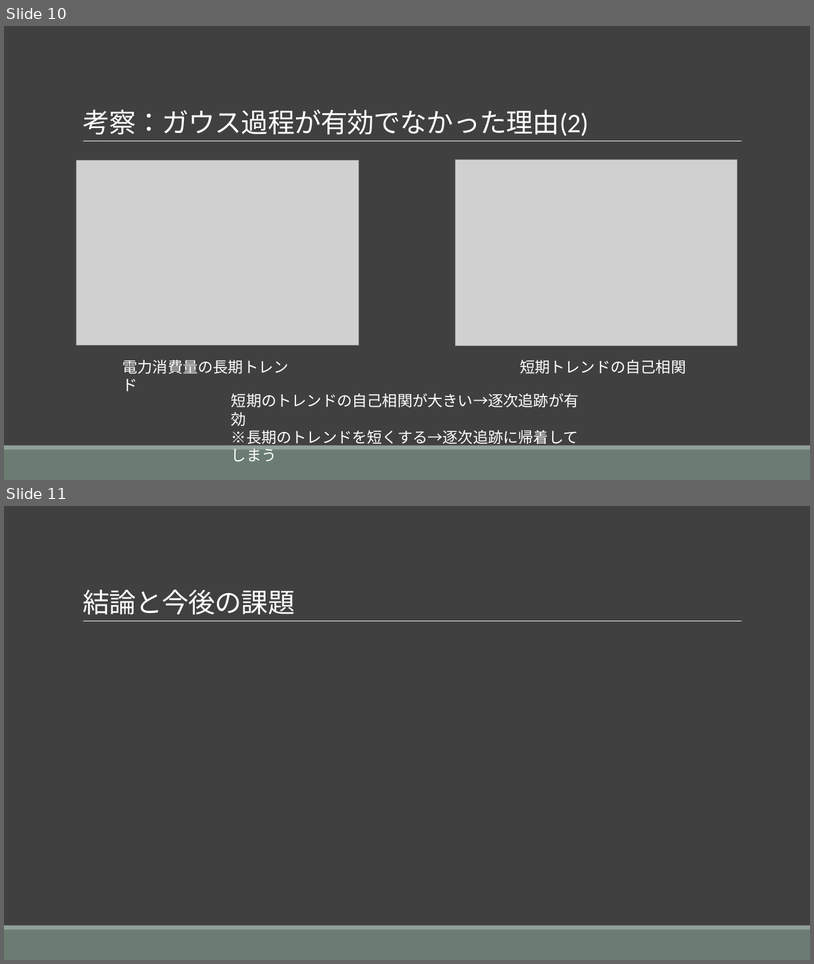
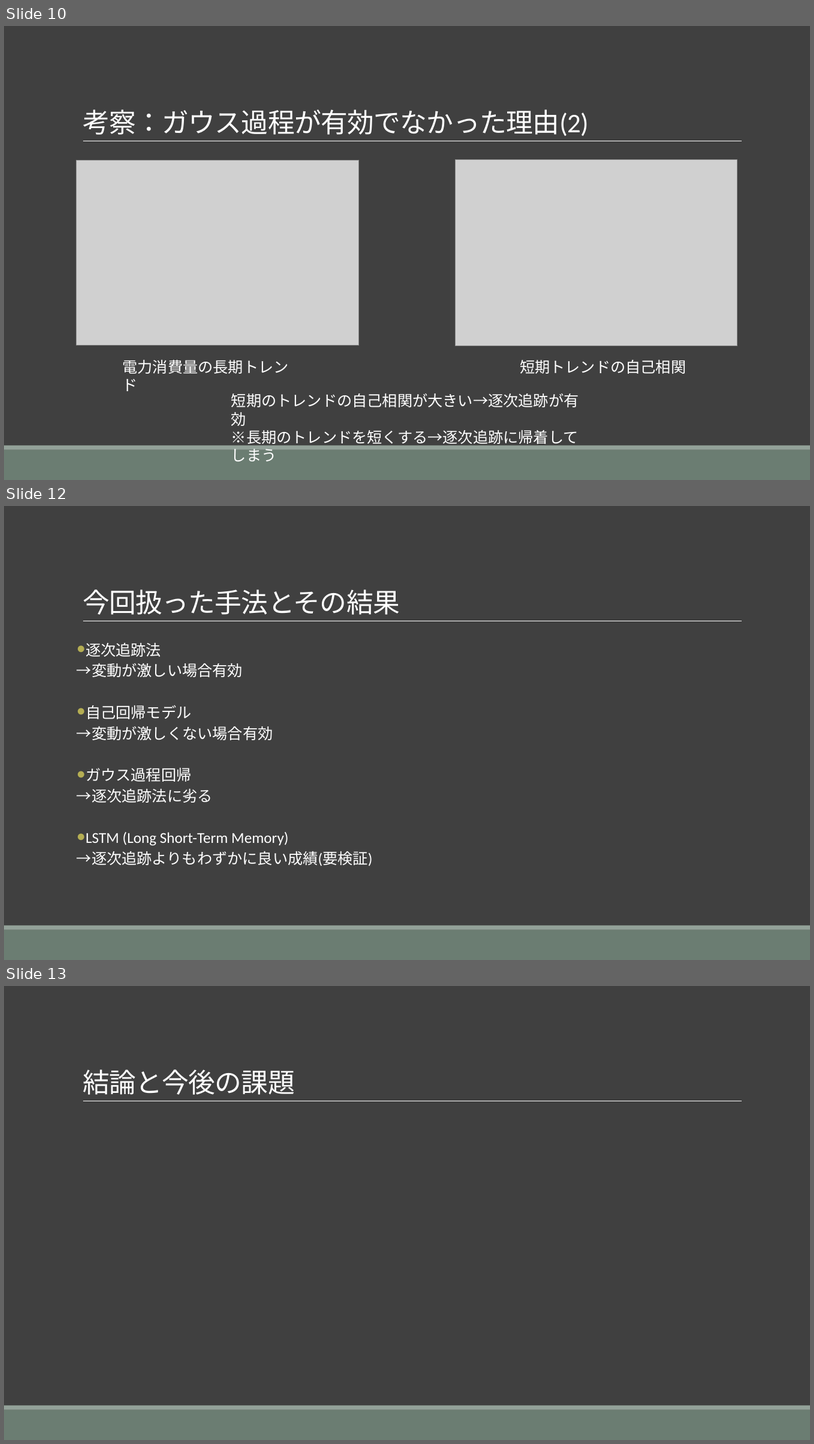
Before and after one commit to yotapoon/concumption, a slide deck: 発表.pptx. Shown one above the other, each under a label of ours: slides 10 and 11 before the commit, slides 10, 12 and 13 after it; the slides between them are not shown. The pictures are 814x964 and 814x1444 pixels, drawn with LibreOffice and Linux fonts; fonts in the diff are those of the drawing; grey boxes stand for pictures. Boxes give left, top, right and bottom in pixels: in the first picture for what was removed or moved away, otherwise in the second. Text is boxed around its words. In the diff, an @@ line names an element or a change of style, - is before the commit and + after.

```diff
--- a/発表.pptx
+++ b/発表.pptx
@@ slide 12 added at (x1=4, y1=506, x2=810, y2=960), background #404040; not listed: 3 template elements that a slide beside it also shows @@
@@ title added at (x1=83, y1=589, x2=400, y2=615), 32 pt, text #FFFFFF @@
+今回扱った手法とその結果
@@ text added at (x1=77, y1=643, x2=373, y2=866), 18 pt, text #FFFFFF @@
+● 逐次追跡法
+→変動が激しい場合有効
+● 自己回帰モデル
+→変動が激しくない場合有効
+● ガウス過程回帰
+→逐次追跡法に劣る
+● LSTM (Long Short-Term Memory)
+→逐次追跡よりもわずかに良い成績(要検証)
@@ what was slide 11 is now slide 13 @@
```
Also in this commit, not shown: 5 slides changed, 1 other slide added.
